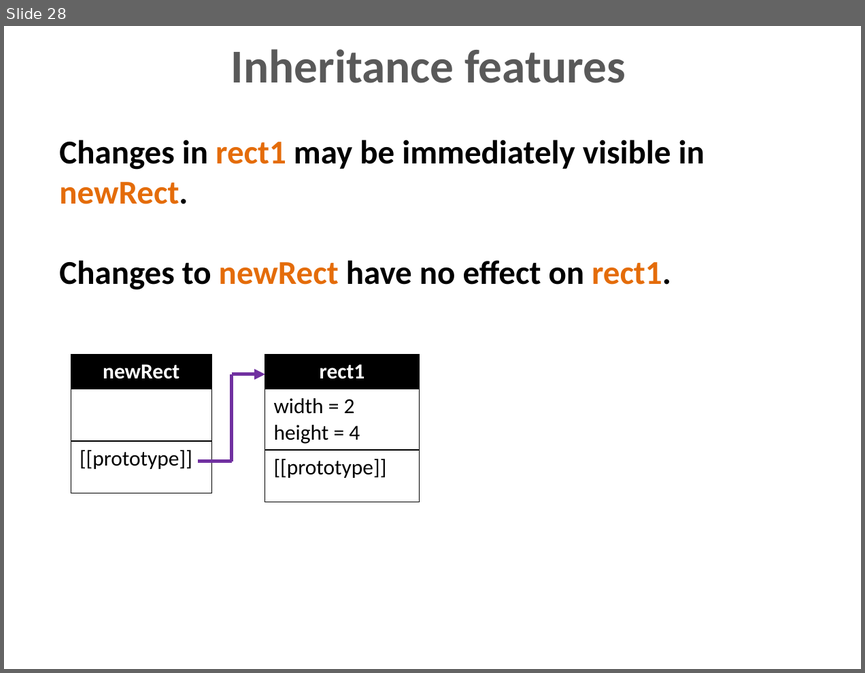
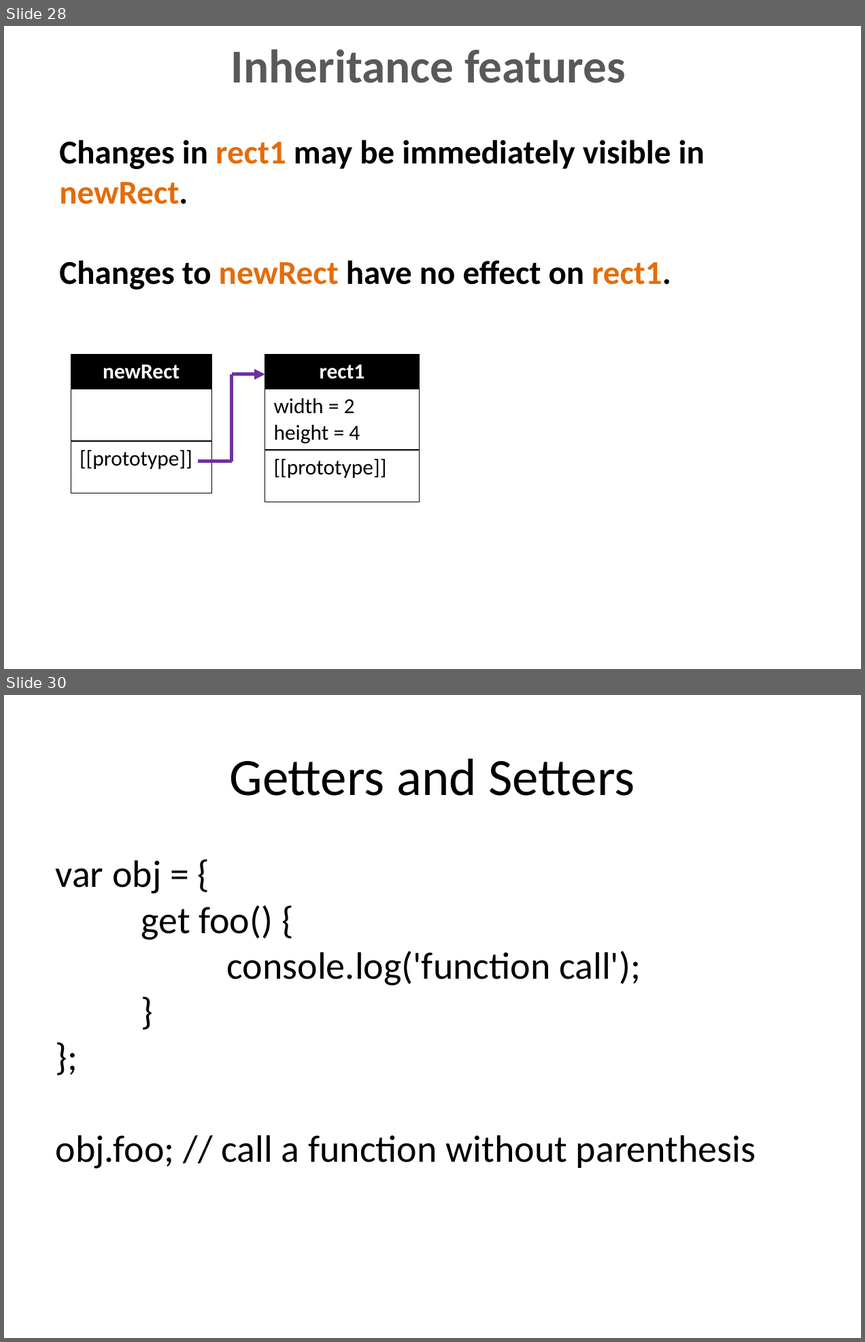
Before and after one commit to dzmitry-varabei/front-end-course, a slide deck: inheritance-in-javascript/Inheritance.pptx. Shown one above the other, each under a label of ours: slide 28 before the commit, slides 28 and 30 after it; the slides between them are not shown. The pictures are 865x673 and 865x1342 pixels, drawn with LibreOffice and Linux fonts; fonts in the diff are those of the drawing. Boxes give left, top, right and bottom in pixels: in the first picture for what was removed or moved away, otherwise in the second. Text is boxed around its words. In the diff, an @@ line names an element or a change of style, - is before the commit and + after.

```diff
--- a/inheritance-in-javascript/Inheritance.pptx
+++ b/inheritance-in-javascript/Inheritance.pptx
@@ slide 30 added at <box>4,695,861,1338</box>, background #FFFFFF @@
@@ title added at <box>230,758,634,796</box>, 44 pt, text #000000 @@
+Getters and Setters
@@ text added at <box>56,860,755,1168</box>, 32 pt, text #000000 @@
+var obj = {
+get foo() {
+console.log('function call');
+}
+};
+obj.foo; // call a function without parenthesis
```
Also in this commit, not shown: 1 other slide added, 1 other file.
